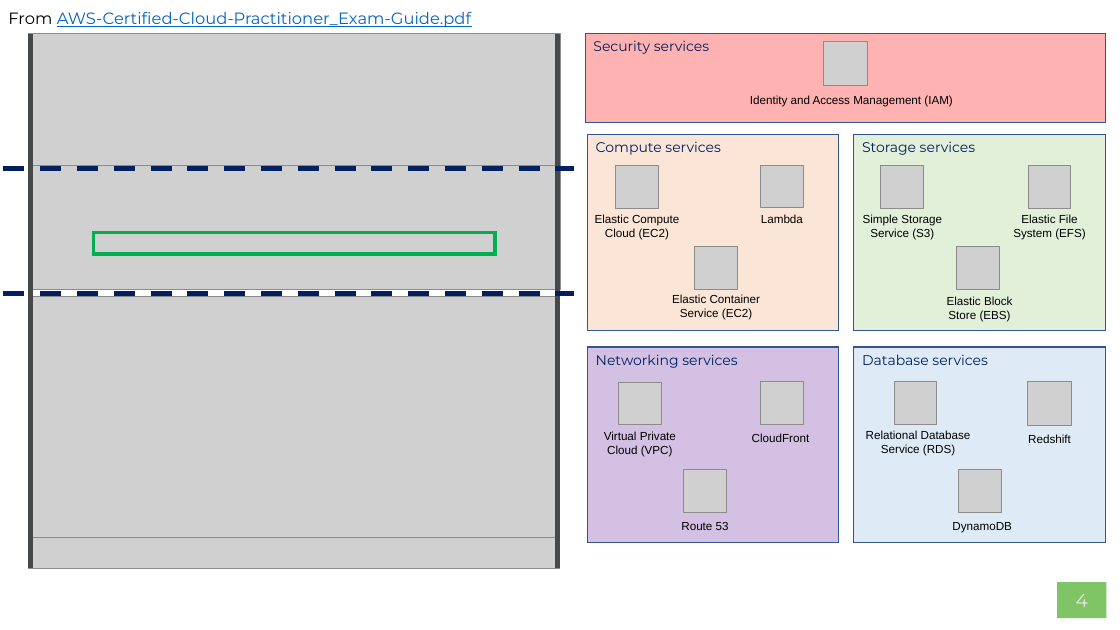
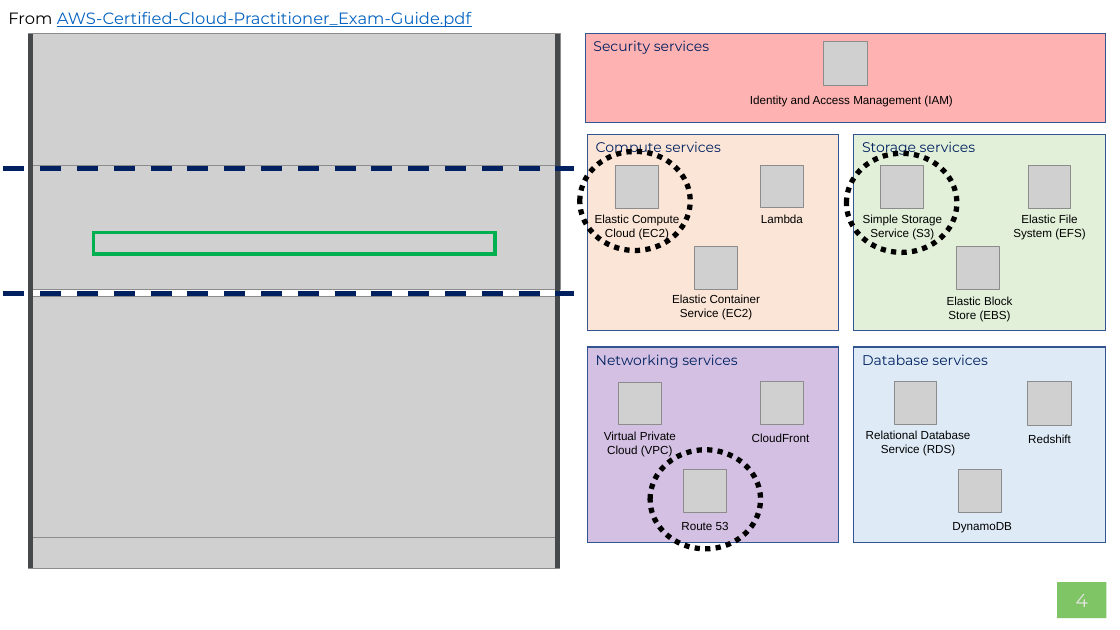
Before and after one commit to AWS-Competence-Group/sessions, a slide deck: slide 4 of 03-aws-core-services-with-iam/03-aws-core-services-with-iam.pptx. Drawn at 1120x630 pixels with LibreOffice and Linux fonts; fonts in the diff are those of the drawing; grey boxes stand for pictures; background and template pictures are left out. Boxes give left, top, right and bottom in pixels: in the first picture for what was removed or moved away, otherwise in the second. Text is boxed around its words. In the diff, an @@ line names an element or a change of style, - is before the commit and + after.

```diff
--- a/03-aws-core-services-with-iam/03-aws-core-services-with-iam.pptx
+++ b/03-aws-core-services-with-iam/03-aws-core-services-with-iam.pptx
@@ ellipse added at box(580, 151, 690, 250), outline #000000 4.5 pt dashed @@
@@ ellipse added at box(847, 154, 957, 253), outline #000000 4.5 pt dashed @@
@@ ellipse added at box(650, 450, 760, 549), outline #000000 4.5 pt dashed @@
```
Also in this commit, not shown: 4 other slides changed, 2 slides added.
